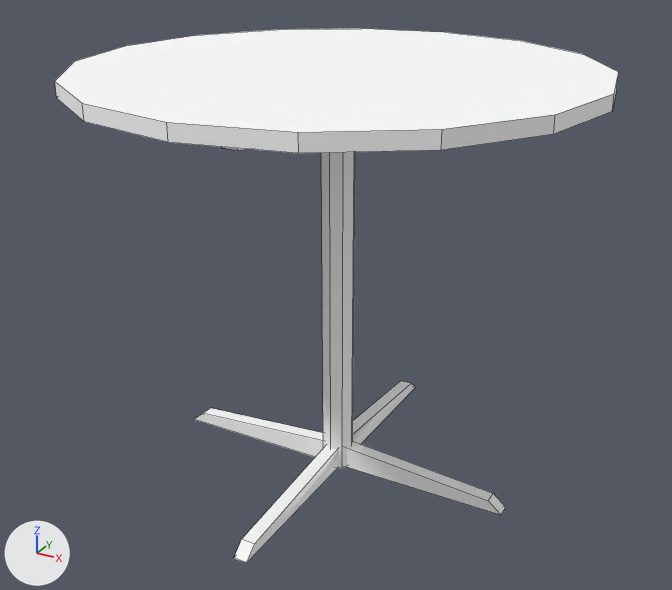
The OBJ model Assets/Graphics/3D/Table.obj as it was, and as the next commit left it.
One viewpoint serves both versions: a 50 mm camera at (16.7, -30.5, 6.1) aimed at (0.0, -0.2, -9.1). Arrows for +X, +Y and +Z are at lower left; the lights stay in place. Mesh edges are drawn as thin lines. Where no turn or scale is listed for an object, it has been applied to the vertices. Vertices at the same position are counted once.

Objects in the first picture: 'Table'.
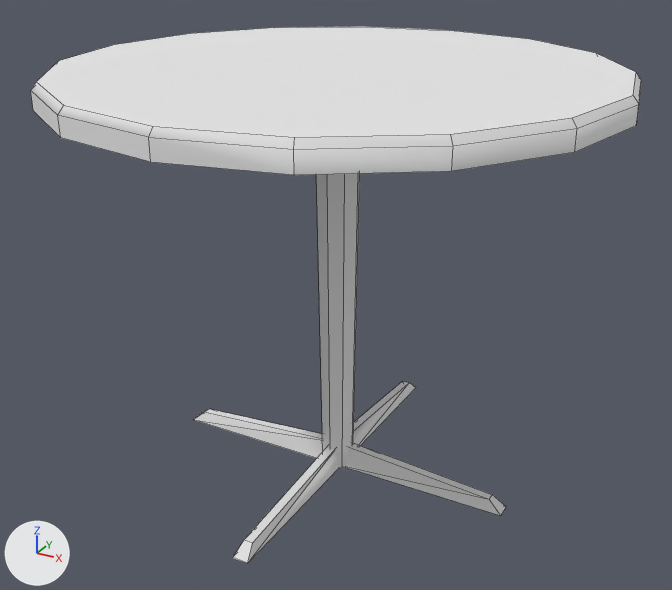
What differs and where, as boxes [x1, y1, x2, y2] in the pictures (672 x 590 px; the box of a moved part takes in the faces that stretch with it):
```json
{"object": "Table", "change": "recoloured, reshaped", "before": [55, 29, 619, 563], "after": [31, 27, 641, 563], "on screen": "8% wider"}
{"part": 1, "of": "me_table", "change": "rebuilt", "before": [55, 29, 619, 153], "after": [31, 27, 641, 175], "on screen": "8% wider, 19% taller"}
{"part": 2, "of": "me_table", "change": "moved or reshaped", "before": [194, 147, 506, 563], "after": [194, 381, 506, 563]}
```

The change, as JSON lines over the scene's bpy script:
```json
{"op": "set", "path": "mat_frontcolor.base_color", "old": "(1.0, 1.0, 1.0)", "new": "(0.8, 0.8, 0.8)", "note": "white #ffffff -> white #e7e7e7"}
{"block": "me_table", "where": "# used by ob_table; location = (0.0, 0.0, 0.0)"}
{"op": "remove", "block": "me_table", "code": "me_table.from_pydata(...)  # 102 vertices, 74 faces; spans x -10.1..10.1, y -10.1..10.1, z -17.1..0.0"}
{"op": "add", "block": "me_table", "code": "me_table.from_pydata(...)  # 120 vertices, 107 faces; spans x -10.9..10.9, y -10.9..10.9, z -17.1..0.0"}
{"block": "me_table", "change": "me_table part 1: the loose piece of 32 vertices spanning x -10.1..10.1, y -10.1..10.1, z -0.6..0.0 is rebuilt with 48 vertices and now spans x -10.9..10.9, y -10.9..10.9, z -1.0..0.0"}
{"block": "me_table", "change": "me_table part 2"}
{"block": "me_table", "change": "16 vertices are removed from x -7.6..7.6, y -7.6..7.6, z -16.6..-0.6"}
{"block": "me_table", "change": "40 faces are deleted"}
{"block": "me_table", "change": "4 vertices in x -7.1..0.0, y -0.3..0.3, z -16.6..-0.6 move by (0.0, 0.1, 0.0)"}
{"block": "me_table", "change": "3 vertices in x 0.0..7.1, y -0.3..0.3, z -16.6..-0.6 move by (0.0, -0.1, 0.0)"}
{"block": "me_table", "change": "12 vertices move from x -0.7..0.7, y -7.1..7.1, z -16.6..-0.6 to x -0.9..0.9, y -7.1..7.1, z -16.6..-0.6"}
{"block": "me_table", "change": "18 vertices are added at x -7.6..7.6, y -7.6..7.6, z -17.1..-0.6"}
{"block": "me_table", "change": "56 new faces join them"}
```
